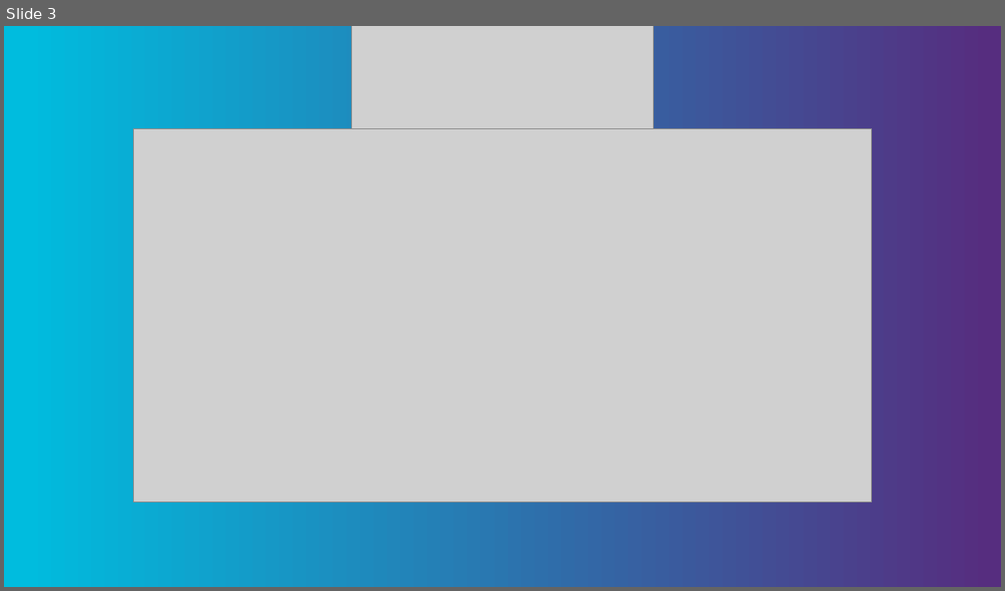
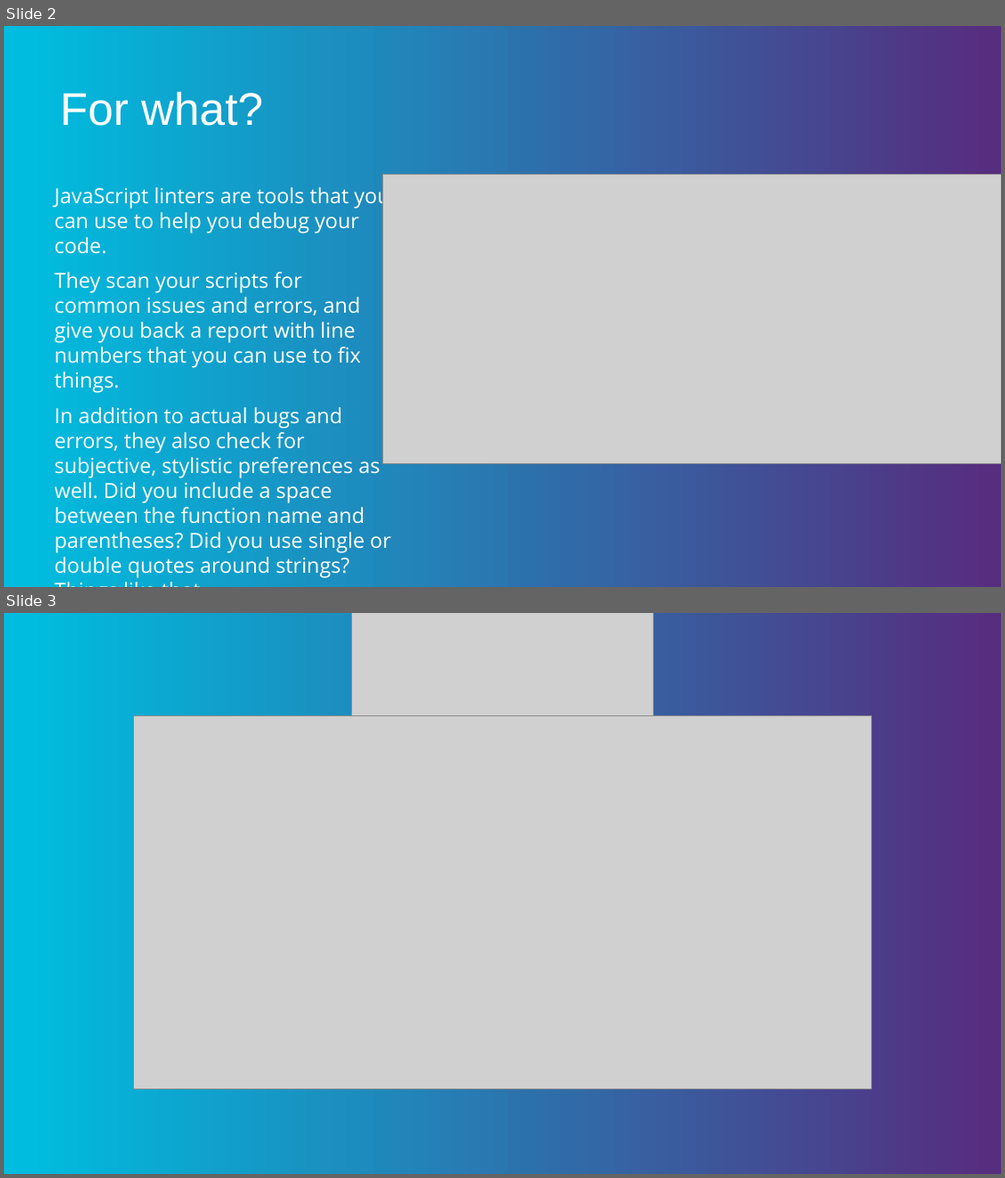
Before and after one commit to moran711/presentations, a slide deck: linters/Linters.pptx. Shown one above the other, each under a label of ours: slide 3 before the commit, slides 2 and 3 after it. The pictures are 1005x591 and 1005x1178 pixels, drawn with LibreOffice and Linux fonts; fonts in the diff are those of the drawing; grey boxes stand for pictures; background and template pictures are left out. Boxes give left, top, right and bottom in pixels: in the first picture for what was removed or moved away, otherwise in the second. Text is boxed around its words. In the diff, an @@ line names an element or a change of style, - is before the commit and + after.

```diff
--- a/linters/Linters.pptx
+++ b/linters/Linters.pptx
@@ slide 2 added at <box>4,26,1001,587</box>, background gradient #562D7F to #00BCDE @@
@@ title added at <box>60,92,263,126</box>, 44 pt, text #FFFFFF @@
+For what?
@@ text added at <box>55,184,391,553</box>, 20 pt, text #FFFFFF @@
+JavaScript linters are tools that you can use to help you debug your code.
+They scan your scripts for common issues and errors, and give you back a report with line numbers that you can use to fix things.
+In addition to actual bugs and errors, they also check for subjective, stylistic preferences as well. Did you include a space between the function name and parentheses? Did you use single or double quotes around strings? Things like that.
@@ picture added at <box>382,174,1001,464</box> @@
```
Also in this commit, not shown: 1 slide removed, 1 other file.
